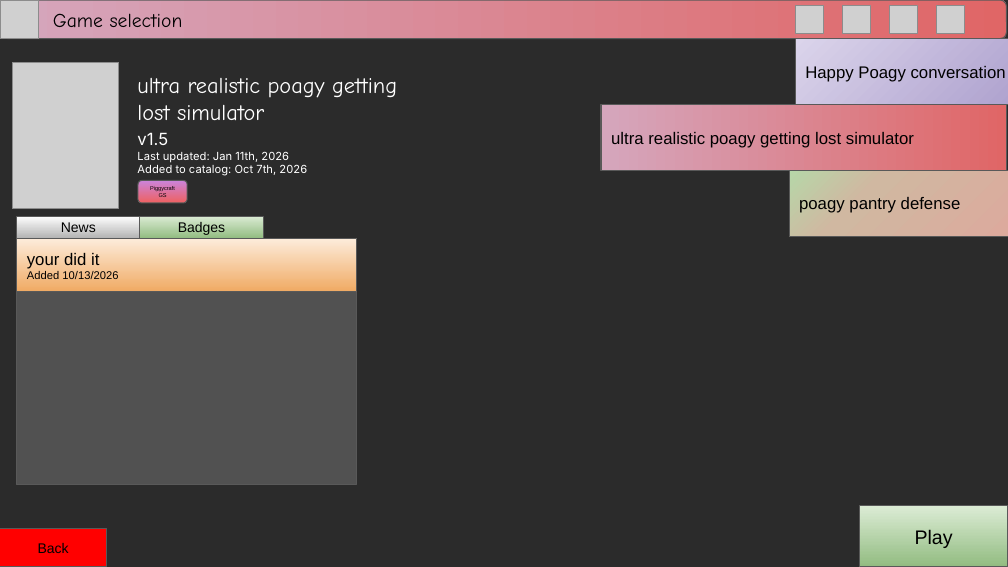
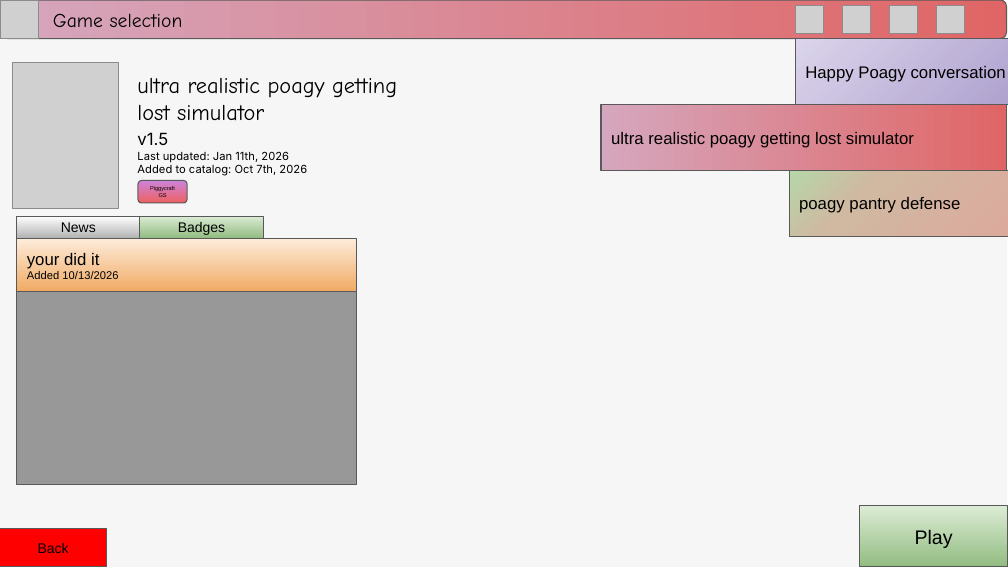
Before and after one commit to RitPigDev/poagy.gs-plus, a slide deck: slide 13 of poagy.gs+.pptx (slide 7 before the commit). Drawn at 1008x567 pixels with LibreOffice and Linux fonts; fonts in the diff are those of the drawing; grey boxes stand for pictures; background and template pictures are left out; a plain dark background stands for a picture behind light text. Boxes give left, top, right and bottom in pixels: in the first picture for what was removed or moved away, otherwise in the second. Text is boxed around its words. In the diff, an @@ line names an element or a change of style, - is before the commit and + after.

```diff
--- a/poagy.gs+.pptx
+++ b/poagy.gs+.pptx
@@ rectangle added at box(0, 2, 1008, 566), fill #EEEEEE at 49% opacity @@
@@ text "ultra realistic poagy getting lost ..." at box(137, 78, 397, 121): text colour #FFFFFF to #000000 @@
@@ text "v1.5" at box(137, 132, 307, 175): text colour #FFFFFF to #000000 @@
```
Also in this commit, not shown: 13 other slides changed.
